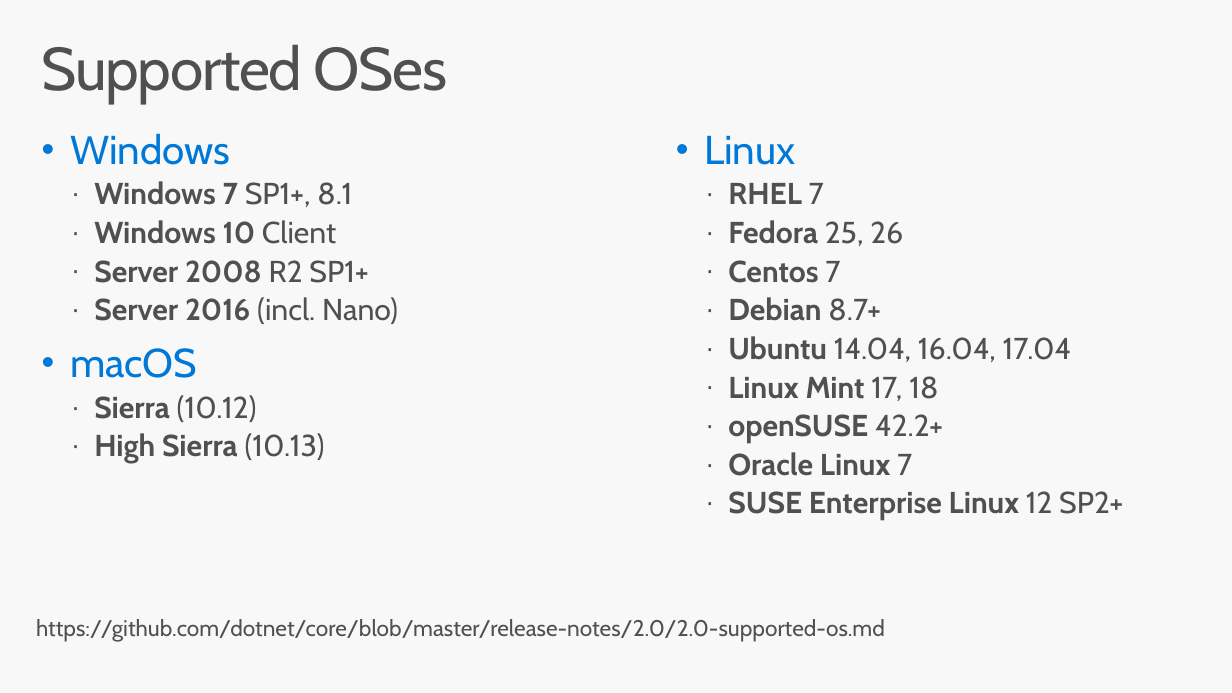
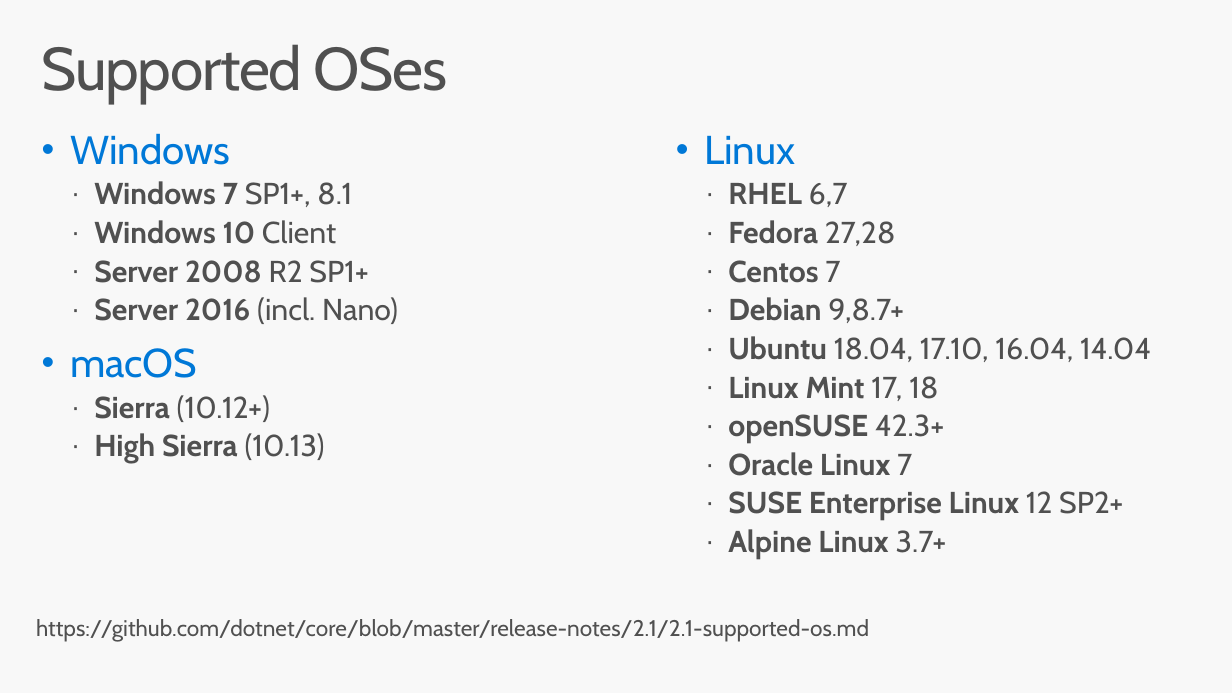
Before and after one commit to dotnet-presentations/dotnetcore-workshop, a slide deck: slide 16 of 1-Overview-Tools-Acquisition/netcore-workshop-overview-tools.pptx. Drawn at 1232x693 pixels with LibreOffice and Linux fonts; fonts in the diff are those of the drawing; background and template pictures are left out. Boxes give left, top, right and bottom in pixels: in the first picture for what was removed or moved away, otherwise in the second. Text is boxed around its words. In the diff, an @@ line names an element or a change of style, - is before the commit and + after.

```diff
--- a/1-Overview-Tools-Acquisition/netcore-workshop-overview-tools.pptx
+++ b/1-Overview-Tools-Acquisition/netcore-workshop-overview-tools.pptx
@@ text at (728, 183, 896, 246): text changed @@
-  · RHEL 7
-  · Fedora 25, 26
+  · RHEL 6,7
+  · Fedora 27,28
@@ text at (728, 297, 1151, 362): text changed @@
-  · Debian 8.7+
-  · Ubuntu 14.04, 16.04, 17.04
+  · Debian 9,8.7+
+  · Ubuntu 18.04, 17.10, 16.04, 14.04
@@ text at (94, 395, 270, 422): text changed @@
-  · Sierra (10.12)
+  · Sierra (10.12+)
@@ text at (728, 414, 944, 443): text changed @@
-  · openSUSE 42.2+
+  · openSUSE 42.3+
@@ text at (728, 529, 947, 559): paragraph added @@
+  · Alpine Linux 3.7+
@@ text at (36, 619, 869, 642): text changed @@
-https://github.com/dotnet/core/blob/master/release-notes/2.0/2.0-supported-os.md
+https://github.com/dotnet/core/blob/master/release-notes/2.1/2.1-supported-os.md
```
Also in this commit, not shown: 3 other slides changed, 2 other files.
